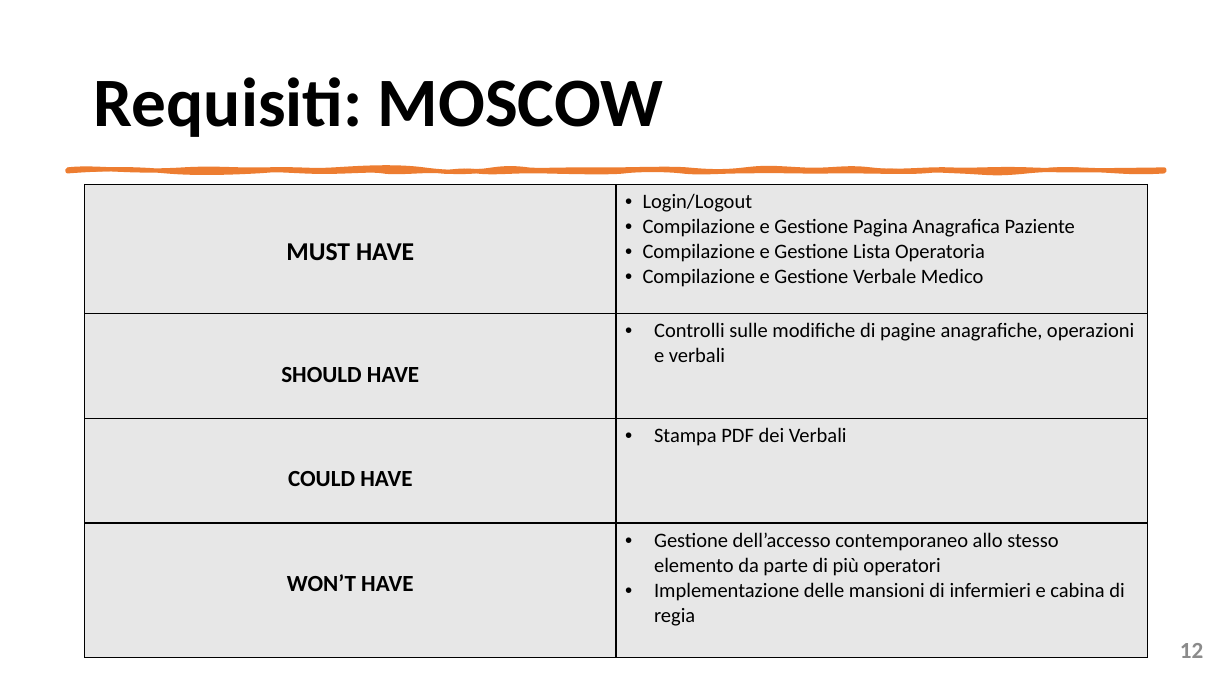
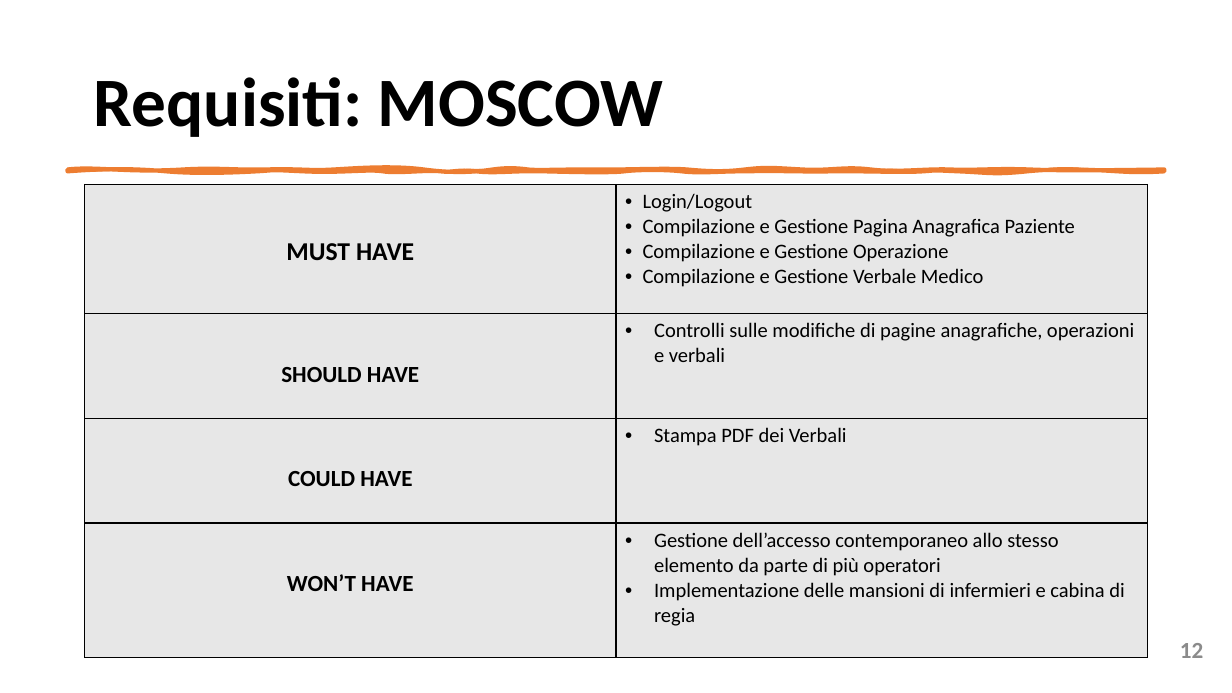
Before and after one commit to mangilimatteo/Progetto_Ingegneria_Software_Cattaneo_Mangili_Saini, a slide deck: slide 12 of Presentazione/Presentazione_Progetto.pptx. Drawn at 1232x693 pixels with LibreOffice and Linux fonts; fonts in the diff are those of the drawing. Boxes give left, top, right and bottom in pixels: in the first picture for what was removed or moved away, otherwise in the second. Text is boxed around its words. In the diff, an @@ line names an element or a change of style, - is before the commit and + after.

```diff
--- a/Presentazione/Presentazione_Progetto.pptx
+++ b/Presentazione/Presentazione_Progetto.pptx
@@ table at (x1=85, y1=185, x2=1148, y2=656) @@
-row 1, column 2: Login/Logout / Compilazione e Gestione Pagina Anagrafica Paziente / Compilazione e Gestione Lista Operatoria / Compilazione e Gestione Verbale Medico
+row 1, column 2: Login/Logout / Compilazione e Gestione Pagina Anagrafica Paziente / Compilazione e Gestione Operazione / Compilazione e Gestione Verbale Medico
```
Also in this commit, not shown: 6 other slides changed.
